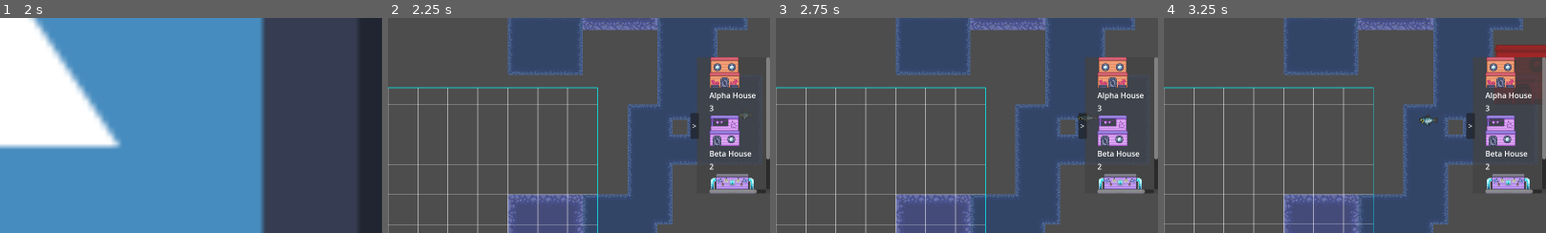
Above: before the commit, frames 1-4 (left to right).
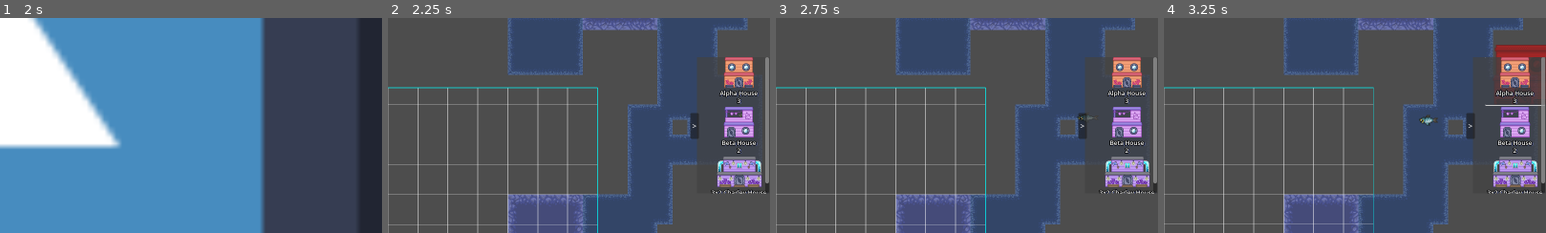
Above: after the commit, the same moments.

Repository: Glue-N-Wrench/built-for-scales
Game: Godot game, scene res://PlayableScenes/MainMenu.tscn
Two runs of this game, one before a commit and one after it. Both use one fixed random seed, a clock stepped at 60 frames per second and the inputs below. The engine's default icon, where the game draws it, is replaced by a stand-in: a white triangle on a blue panel in a dark square.
Inputs (mouse positions are % of the whole screen's width and height, from its top left):
- Up to frame 1 (2 s): click "Credits" at 0.5 s; click "back" at 1.25 s
- Up to frame 2 (2.25 s): click "Start" at 2 s
- Up to frame 3 (2.75 s): no input
- Up to frame 4 (3.25 s): click (97, 36) at 2.77 s
The pictures show only the part of the screen within x 50-100%, y 23-73%; the shares and areas given below are measured in that part.

Frame 1 is identical in both runs. In frame 2, 5.8% of the frame differs, in the area x 84-100%, y 18-82%; in frame 3, 5.8%; in frame 4, 5.9%.

Commit message:
finished inventory base

Diff:
--- a/Globals/Managers/InventoryManager.gd
+++ b/Globals/Managers/InventoryManager.gd
@@ -32,10 +32,19 @@
 	),
 ]
 
-signal inventoryUpdated
+signal inventoryUpdated # a new item, or an item was removed
+signal inventoryCountUpdated # a change in count without a change in inventory items
 var inventory = {
 	#buildingID: count
 	0:3,
 	1:2,
 	2:1,
 }
+
+func decrementItem(key):
+	inventory[key] -= 1
+	if inventory[key] == 0:
+		inventory.erase(key)
+		inventoryUpdated.emit()
+	else:
+		inventoryCountUpdated.emit()
--- a/Objects/Houses/BaseHouse.gd
+++ b/Objects/Houses/BaseHouse.gd
@@ -9,11 +9,15 @@
 @export var max_fish_size: int = 0;
 @export var distToGround:int = 64 #in pixels #used for "in the floor" calculation
 @export var offset:Vector2 = Vector2(0,0) #in pixels
-# ^ to help prevent odd-width buildings takeing up half squares
+# ^ offset is to help prevent odd-width buildings takeing up half squares
 var current_fish = {
 	0:[]
 };
 @export var shape:Shape2D
+
+func onPlace():
+	#todo: trigger placement affects
+	FishManager.addHouse(self)
 
 func _ready():
 	$Area2D/CollisionPolygon2D.polygon = shape.points
@@ -29,7 +33,6 @@
 		newDict[size] = current_fish[size].size()
 	$FishDetails.fishData = newDict
 
-
 func _on_area_2d_mouse_entered():
 	if !junk:
 		$FishDetails.visible = true
--- a/UI/BuldingMenu/PlacementController.gd
+++ b/UI/BuldingMenu/PlacementController.gd
@@ -3,12 +3,14 @@
 #keep an eye out for the staic variables to call from other places
 
 var selectedObject:House = null
+var selectedObjectID:int = 0
 var validPlace:bool = false
 
 # Called when a button is pressed
 func makeSelection(selection:int):
 	if selectedObject != null:
 			selectedObject.queue_free()
+	selectedObjectID = selection
 	selectedObject = InventoryManager.Buildings[selection].packedScene.instantiate()
 	add_child(selectedObject)
 
@@ -23,7 +25,12 @@
 				selectedObject.position = get_viewport().get_camera_2d()\
 					.get_global_mouse_position().snapped(ViewManager.gridSize)+selectedObject.offset
 				selectedObject.modulate = Color.WHITE
-				FishManager.addHouse(selectedObject)
+				selectedObject.onPlace()
+				selectedObject = null
+				InventoryManager.decrementItem(selectedObjectID)
+			elif event.button_index == MOUSE_BUTTON_RIGHT and event.pressed:
+				#cancel placement
+				selectedObject.queue_free()
 				selectedObject = null
 
 # Called every frame. 'delta' is the elapsed time since the previous frame.
--- a/UI/BuldingMenu/buildHouseBtn.gd
+++ b/UI/BuldingMenu/buildHouseBtn.gd
@@ -1,14 +1,18 @@
 @tool
-extends VBoxContainer
+extends Button
 var houseNumb:int = 0
 var count:int = 1
 
-func _on_texture_button_pressed():
+func _on_inventory_count_updated():
+	$countLabel.text = str(InventoryManager.inventory[houseNumb])
+
+func _on_pressed():
 	$"/root/MainLevel/PlacementController".makeSelection(houseNumb)
 
 func _ready():
+	InventoryManager.inventoryCountUpdated.connect(_on_inventory_count_updated)
 	var target_house_sprite = InventoryManager.Buildings[houseNumb].texture
 	if target_house_sprite:
-		$TextureButton.texture_normal = target_house_sprite
+		$TextureButton.texture = target_house_sprite
 	$nameLabel.text = InventoryManager.Buildings[houseNumb].name
 	$countLabel.text = str(InventoryManager.inventory[houseNumb])
--- a/UI/house_card.tscn
+++ b/UI/house_card.tscn
@@ -1,24 +1,49 @@
-[gd_scene load_steps=3 format=3 uid="uid://bvlsnxcaagq3r"]
+[gd_scene load_steps=4 format=3 uid="uid://bvlsnxcaagq3r"]
 
 [ext_resource type="Script" path="res://UI/BuldingMenu/buildHouseBtn.gd" id="2_7kis6"]
-[ext_resource type="Texture2D" uid="uid://dumvjuhjtl14i" path="res://Objects/Houses/Textures/house_2x2_a.png" id="2_in0fl"]
+[ext_resource type="Texture2D" uid="uid://bn28ioyvhqocl" path="res://assets/allHouses/house_1x1_a.png" id="2_jb7up"]
+[ext_resource type="LabelSettings" uid="uid://caqxmmeh7x3jl" path="res://UI/mainUILabelSettings.tres" id="2_s1gra"]
 
-[node name="HouseCard" type="VBoxContainer"]
-offset_right = 128.0
-offset_bottom = 153.0
+[node name="HouseCard" type="Button"]
+custom_minimum_size = Vector2(125, 100)
+offset_right = 125.0
+offset_bottom = 103.0
+flat = true
 script = ExtResource("2_7kis6")
 
-[node name="TextureButton" type="TextureButton" parent="."]
-layout_mode = 2
-action_mode = 0
-texture_normal = ExtResource("2_in0fl")
+[node name="TextureButton" type="TextureRect" parent="."]
+custom_minimum_size = Vector2(0, 64)
+layout_mode = 1
+anchors_preset = 10
+anchor_right = 1.0
+grow_horizontal = 2
+texture = ExtResource("2_jb7up")
+expand_mode = 2
+stretch_mode = 5
 
 [node name="nameLabel" type="Label" parent="."]
-layout_mode = 2
+layout_mode = 1
+anchors_preset = -1
+anchor_top = 0.66
+anchor_right = 1.0
+anchor_bottom = 0.835
+offset_top = 0.0199966
+offset_bottom = -0.00500488
 text = "Small 3 Room"
+label_settings = ExtResource("2_s1gra")
+horizontal_alignment = 1
 
 [node name="countLabel" type="Label" parent="."]
-layout_mode = 2
+layout_mode = 1
+anchors_preset = 12
+anchor_top = 1.0
+anchor_right = 1.0
+anchor_bottom = 1.0
+offset_top = -18.0
+grow_horizontal = 2
+grow_vertical = 0
 text = "100"
+label_settings = ExtResource("2_s1gra")
+horizontal_alignment = 1
 
-[connection signal="pressed" from="TextureButton" to="." method="_on_texture_button_pressed"]
+[connection signal="pressed" from="." to="." method="_on_pressed"]
--- a/UI/statsUI/mainUI.tscn
+++ b/UI/statsUI/mainUI.tscn
@@ -252,12 +252,15 @@
 anchor_right = 1.0
 anchor_bottom = 1.0
 offset_left = -127.0
+offset_right = -2.0
 grow_horizontal = 0
 grow_vertical = 2
 
 [node name="BuldingMenu" type="VBoxContainer" parent="Control/BuildingTray/ColorRect"]
 texture_filter = 1
 layout_mode = 2
+size_flags_horizontal = 3
+alignment = 1
 
 [node name="HouseCard" parent="Control/BuildingTray/ColorRect/BuldingMenu" instance=ExtResource("1_xtr25")]
 layout_mode = 2
Not shown: 1 places in Objects/Houses/base_house.tscn that only renumber resources
Not shown: 1 places in Objects/Houses/shapes/3x2square.tres that only renumber resources
Not shown: 1 places in PlayableScenes/MainLevel.tscn that only renumber resources
Not shown: 1 places in UI/statsUI/mainUI.tscn that only renumber resources
